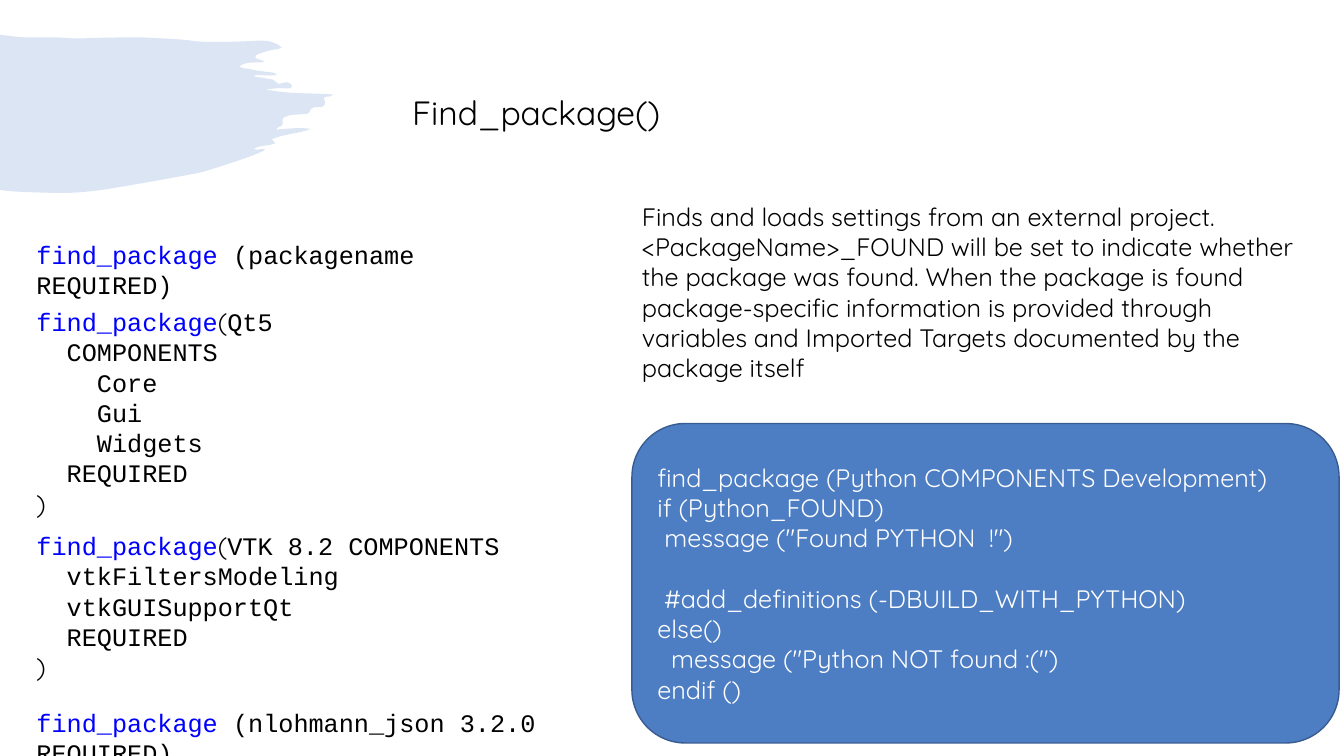
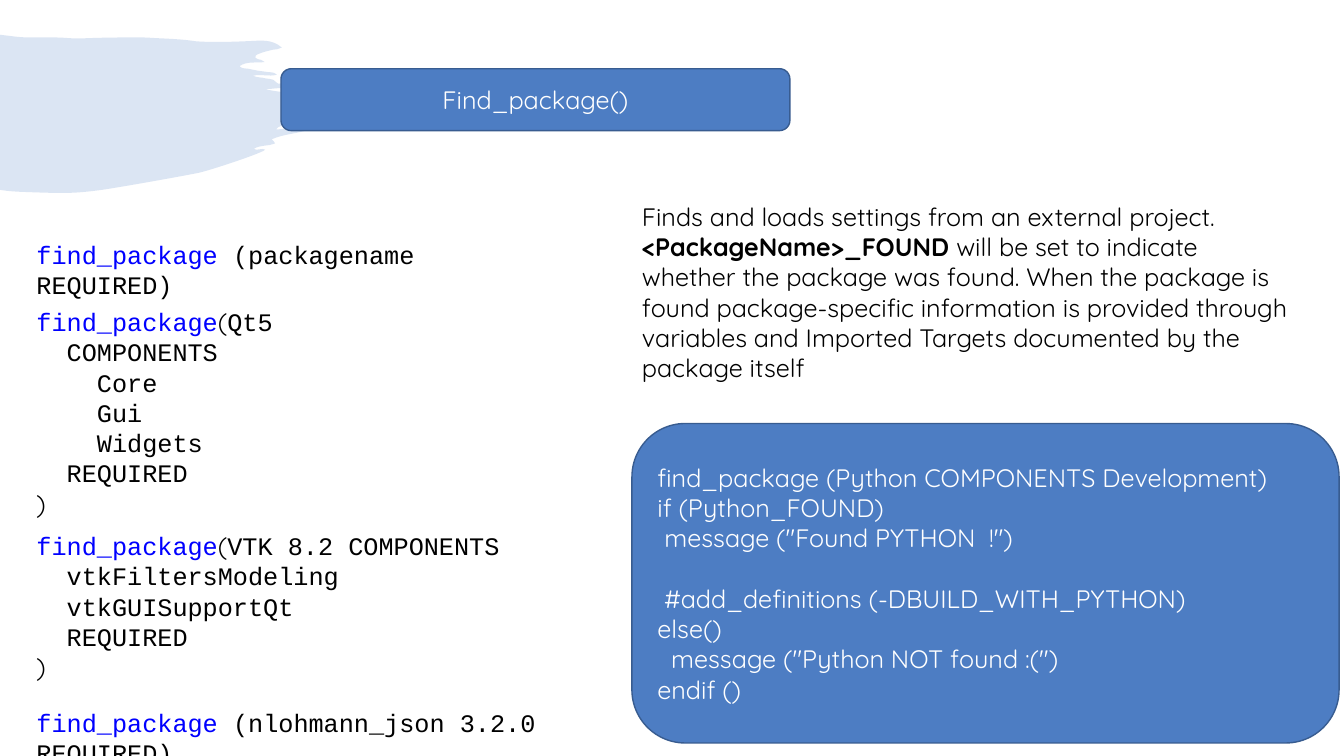
Before and after one commit to girishlande/cmake, a slide deck: slide 12 of learnings.pptx. Drawn at 1344x756 pixels with LibreOffice and Linux fonts; fonts in the diff are those of the drawing. Boxes give left, top, right and bottom in pixels: in the first picture for what was removed or moved away, otherwise in the second. Text is boxed around its words. In the diff, an @@ line names an element or a change of style, - is before the commit and + after.

```diff
--- a/learnings.pptx
+++ b/learnings.pptx
@@ rounded rectangle "Find_package()": place and size @@
-rounded rectangle "Find_package()" at box(412, 100, 660, 132)
+rounded rectangle "Find_package()" at box(281, 69, 790, 130)
@@ rounded rectangle "Find_package()" at box(281, 69, 790, 130): size 24 to 18 pt, text colour #000000 to #FFFFFF; alignment left to centre; vertical alignment top to middle; fill none to #4D7DC3; outline none to #395C90 1 pt @@
@@ text "Finds and loads settings from ..." at box(642, 207, 1287, 382): bold on in "<PackageName>_FOUND" @@
```
Also in this commit, not shown: 18 other slides changed, 2 other files.
